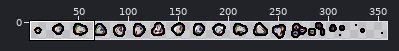
Sprite sheet, stored at GODOT/ASSETS/GRAPHICS/ANIMATIONS/FX/SPIT/Spit.png. The picture above shows the old version from afar; the outline marks the close-up.
Close-up. Before the edit:
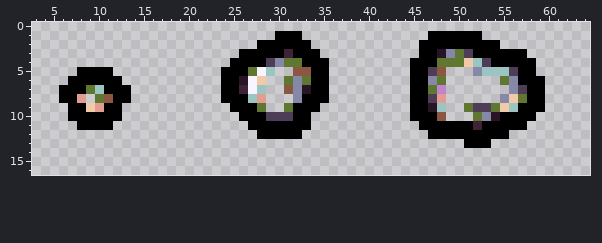
The file is 360x17 pixels. Shown: x 3..64, y 0..16. The wide view leaves out empty margins.
And afterwards:
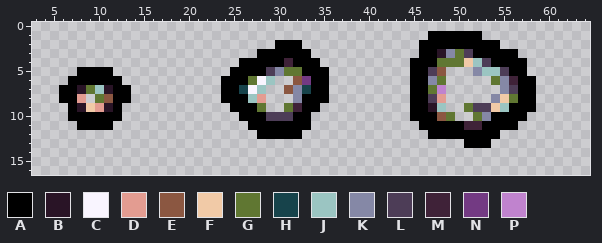
Palette (. is transparent): A #000000  B #291426  C #f9f5ff  D #e39c91  E #8b5741  F #f1caa7  G #607732  H #17434b  J #9bc5c2  K #8588a6  L #4d3d57  M #3f2238  N #733a83  P #c083ce
The exact change:
y 1: x 30..32 AAA -> ...
y 2: x 28..29 AA -> ..; x 33 A -> .
y 3: x 26..27 AA -> ..; x 31 M -> A; x 34 A -> .; x 57 A -> .
y 4: x 25 A -> .; x 29..32 LKGG -> AAMA; x 35 A -> .; x 58 A -> .
y 5: x 24 A -> .; x 27..33 GCJ..EE -> AALKGGA; x 55..56 JL -> LA; x 58 A -> .
y 6: x 26..29 BCF. -> AGCJ; x 31..33 GKG -> .EN; x 54..56 .GK -> GKM; x 59 A -> .
y 7: x 8 A -> B; x 11 A -> B; x 26 M -> H; x 33 B -> H; x 55..57 .KL -> KLA; x 59 A -> .
y 8: x 54..57 .KFG -> KFGA; x 59 A -> .
y 9: x 8 A -> B; x 11 A -> B; x 32 A -> M; x 54..56 GFJ -> FJA; x 59 A -> .
y 10: x 49 . -> G; x 54 B -> A; x 58 A -> .
y 11: x 51 A -> M; x 57 A -> .
y 12: x 55 A -> .
Changed places in both close-ups, as pixel boxes (x1, y1, x2, y2):
changed: (221, 31, 329, 112)
changed: (446, 49, 545, 139)
changed: (77, 85, 113, 112)
